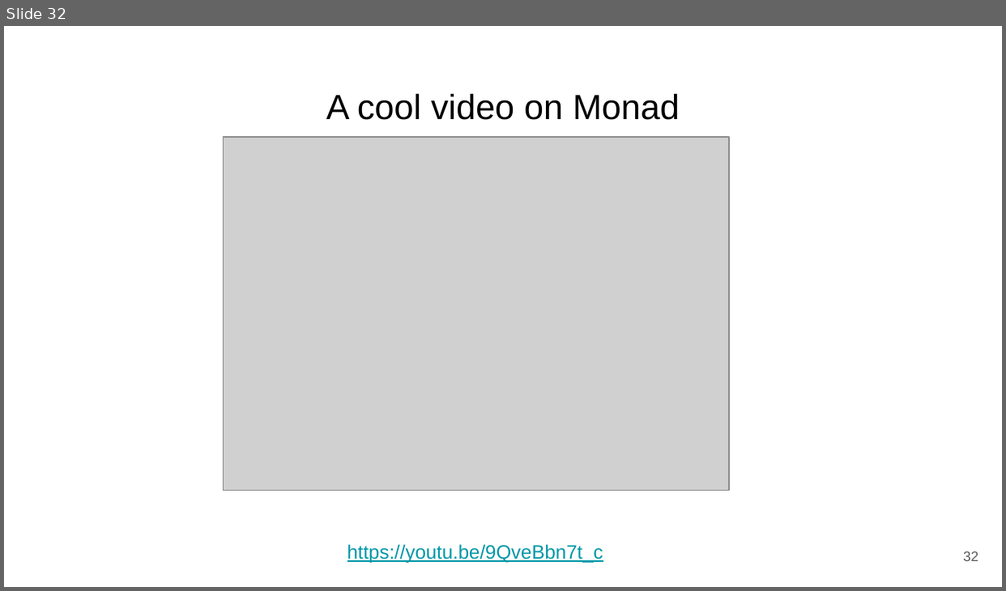
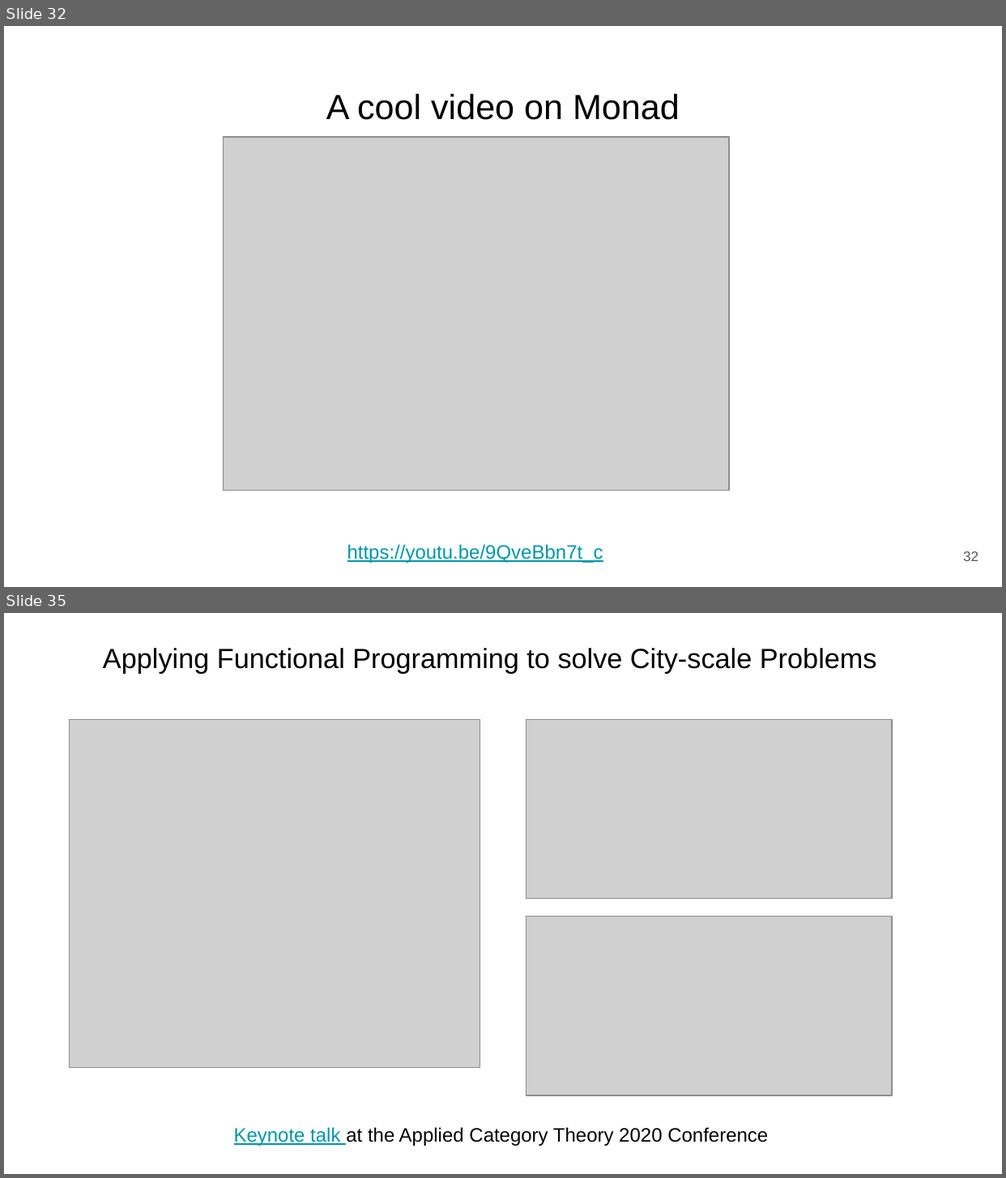
Before and after one commit to benkoo/ComputationalThinking2020, a slide deck: docs/CTSD2020Autumn_L09.pptx. Shown one above the other, each under a label of ours: slide 32 before the commit, slides 32 and 35 after it; the slides between them are not shown. The pictures are 1006x591 and 1006x1178 pixels, drawn with LibreOffice and Linux fonts; fonts in the diff are those of the drawing; grey boxes stand for pictures. Boxes give left, top, right and bottom in pixels: in the first picture for what was removed or moved away, otherwise in the second. Text is boxed around its words. In the diff, an @@ line names an element or a change of style, - is before the commit and + after.

```diff
--- a/docs/CTSD2020Autumn_L09.pptx
+++ b/docs/CTSD2020Autumn_L09.pptx
@@ slide 35 added at bbox=[4, 613, 1002, 1174], background #FFFFFF @@
@@ title added at bbox=[103, 648, 877, 674], 20 pt, text #000000 @@
+Applying Functional Programming to solve City-scale Problems
@@ picture added at bbox=[70, 720, 480, 1068] @@
@@ picture added at bbox=[526, 720, 892, 900] @@
@@ picture added at bbox=[526, 917, 892, 1096] @@
@@ text added at bbox=[234, 1127, 768, 1146], 14 pt, text #000000 @@
+Keynote talk at the Applied Category Theory 2020 Conference
```
Also in this commit, not shown: 3 other slides added.
